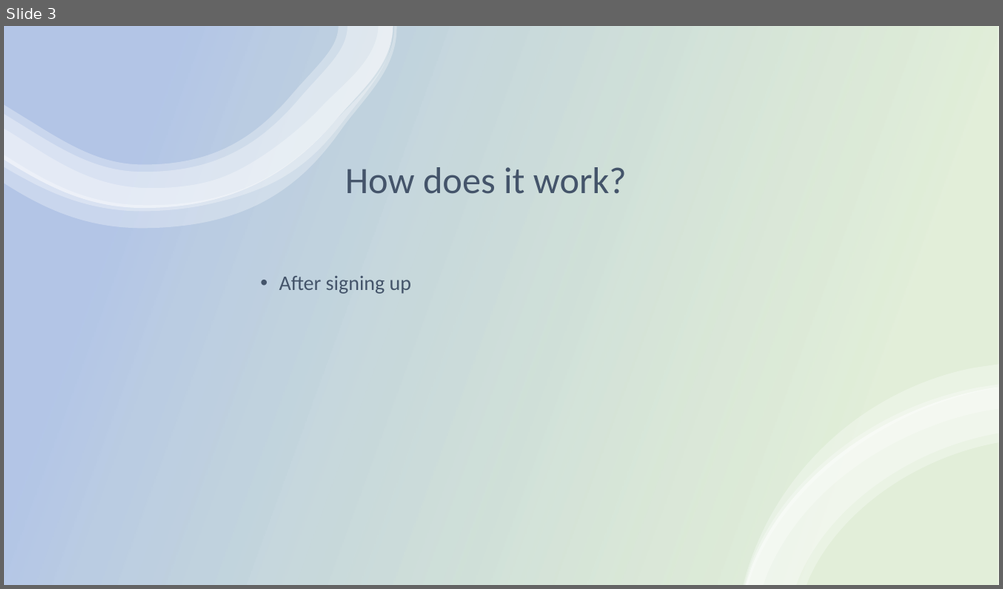
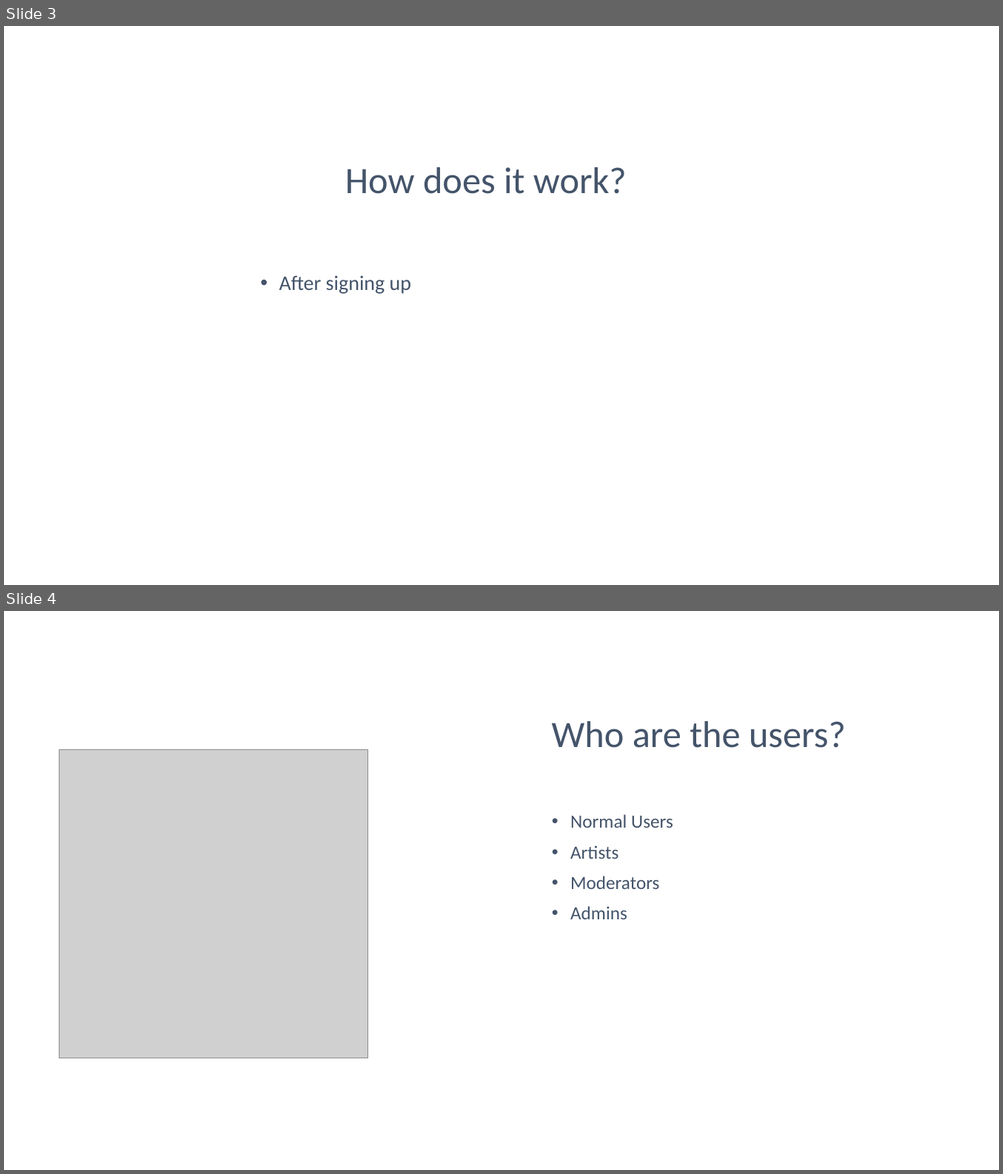
Before and after one commit to etgalang/TuneTribe, a slide deck: TuneTribe.pptx. Shown one above the other, each under a label of ours: slide 3 before the commit, slides 3 and 4 after it. The pictures are 1003x589 and 1003x1174 pixels, drawn with LibreOffice and Linux fonts; fonts in the diff are those of the drawing; grey boxes stand for pictures. Boxes give left, top, right and bottom in pixels: in the first picture for what was removed or moved away, otherwise in the second. Text is boxed around its words. In the diff, an @@ line names an element or a change of style, - is before the commit and + after.

```diff
--- a/TuneTribe.pptx
+++ b/TuneTribe.pptx
@@ slide 4 added at [4, 611, 999, 1170], background #FFFFFF @@
@@ title added at [552, 721, 845, 748], 36 pt, text #44546A @@
+Who are the users?
@@ picture added at [60, 750, 368, 1059] @@
@@ text added at [570, 815, 673, 920], 18 pt, text #44546A @@
+• Normal Users
+• Artists
+• Moderators
+• Admins
@@ slide 3 changed as well @@
@@ rectangle removed at [4, 26, 999, 585] @@
@@ group removed at [4, 26, 397, 228]: 4 freeform shapes @@
@@ group removed at [743, 364, 999, 585]: 4 freeform shapes @@
```
Also in this commit, not shown: 2 other slides changed.
